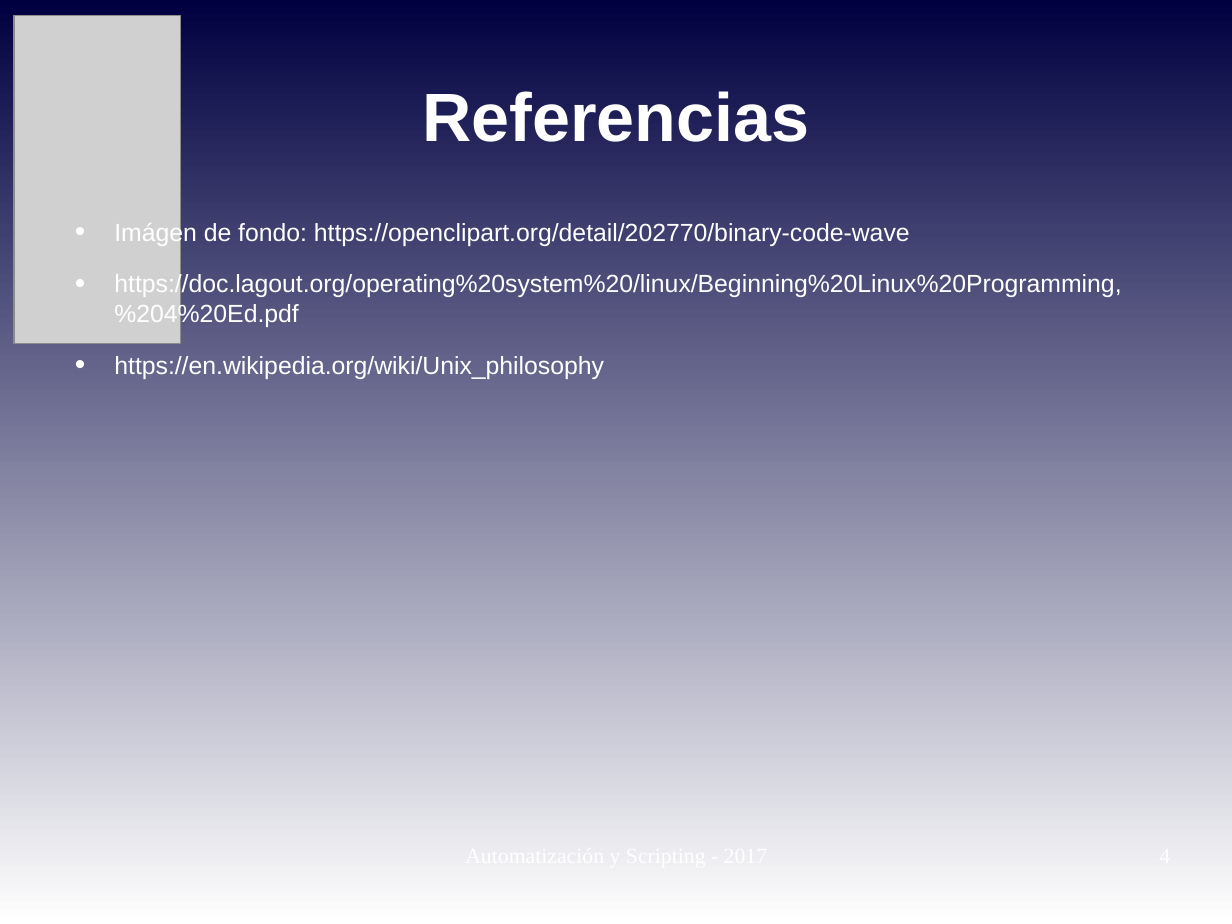
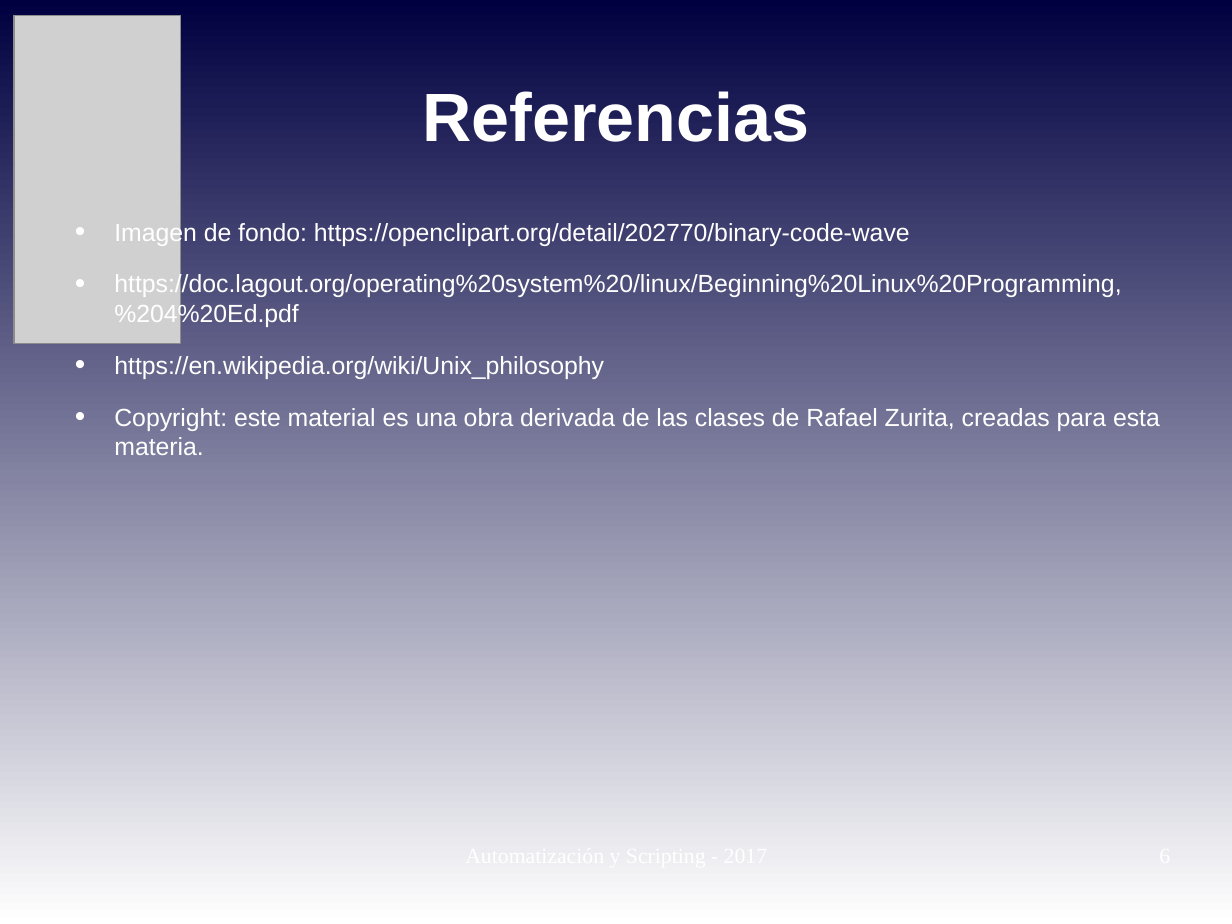
Before and after one commit to niniadcobre/-AutoyScripting, a slide deck: slide 6 of clases/AYS_clase02.odp (slide 4 before the commit). Drawn at 1232x924 pixels with LibreOffice and Linux fonts; fonts in the diff are those of the drawing; grey boxes stand for pictures. Boxes give left, top, right and bottom in pixels: in the first picture for what was removed or moved away, otherwise in the second. Text is boxed around its words. In the diff, an @@ line names an element or a change of style, - is before the commit and + after.

Commit message:
clases

```diff
--- a/clases/AYS_clase02.odp
+++ b/clases/AYS_clase02.odp
@@ text at (x1=114, y1=221, x2=910, y2=247): text changed @@
-• Imágen de fondo: https://openclipart.org/detail/202770/binary-code-wave
+• Imagen de fondo: https://openclipart.org/detail/202770/binary-code-wave
@@ text at (x1=114, y1=408, x2=1160, y2=455): paragraph added @@
+• Copyright: este material es una obra derivada de las clases de Rafael Zurita, creadas para esta materia.
```
Also in this commit, not shown: 3 other slides changed, 2 slides added, 2 other files.
